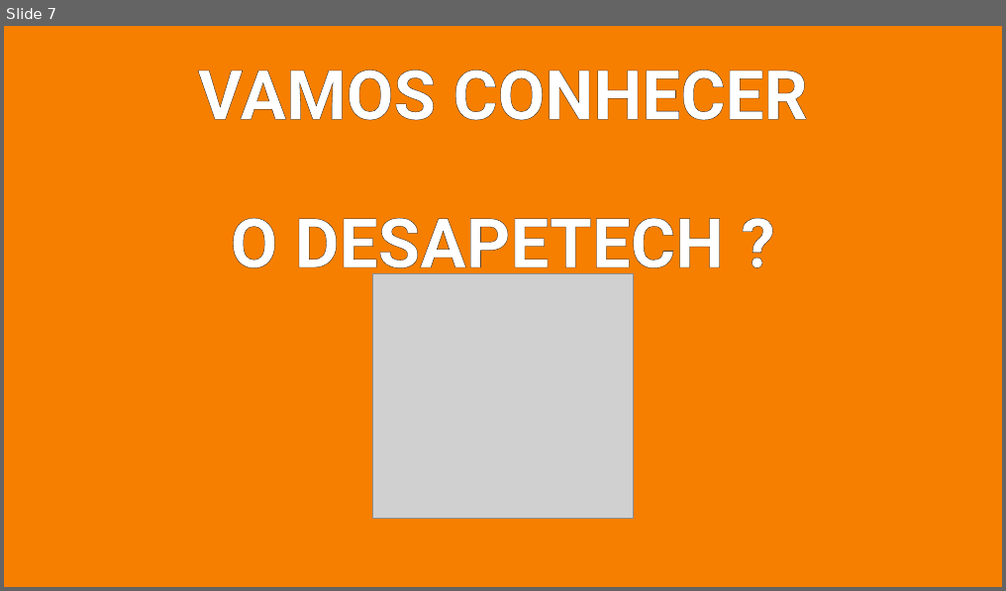
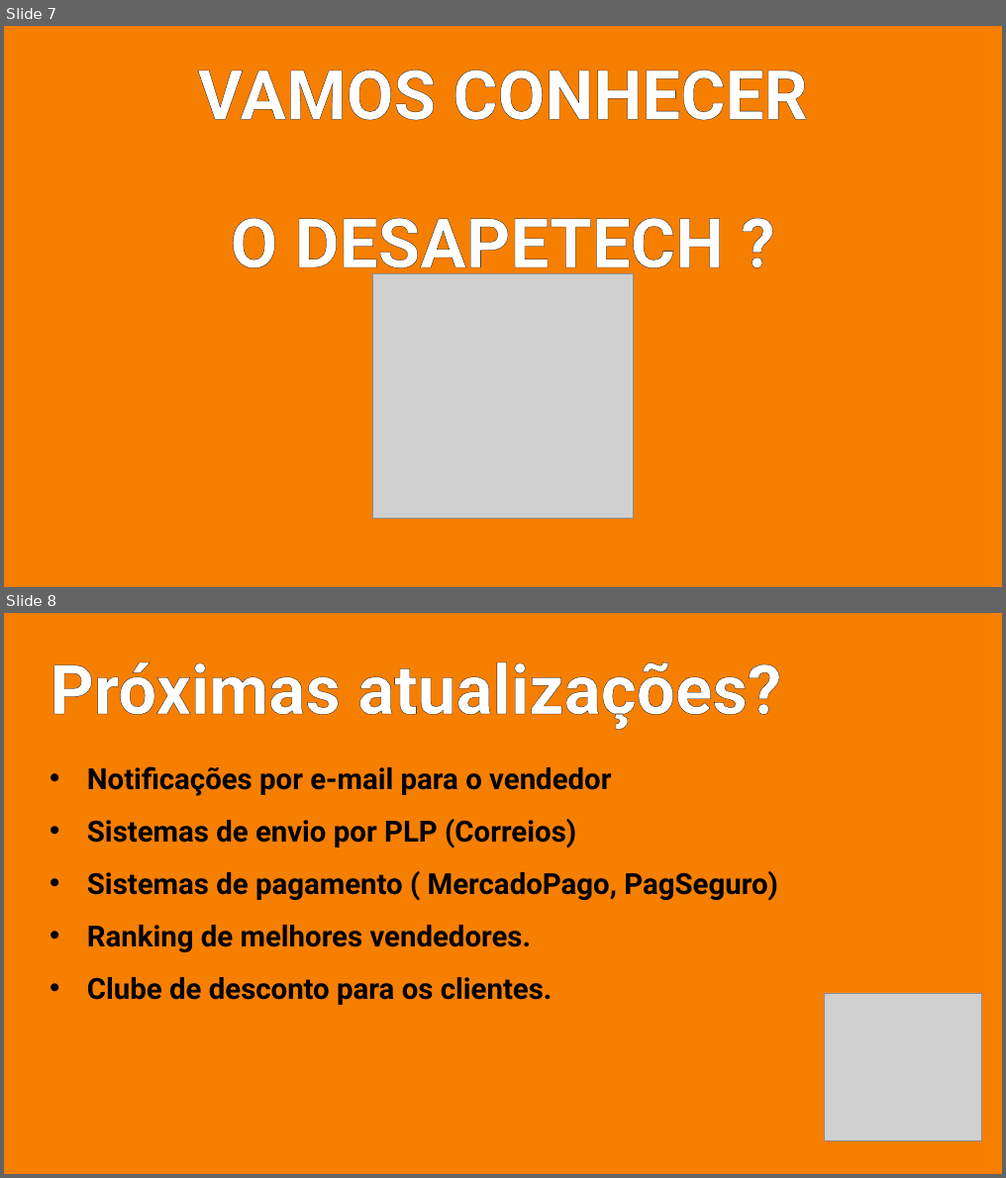
Before and after one commit to RodrigoPegasano/desapetech, a slide deck: apresentacao.pptx. Shown one above the other, each under a label of ours: slide 7 before the commit, slides 7 and 8 after it. The pictures are 1006x591 and 1006x1178 pixels, drawn with LibreOffice and Linux fonts; fonts in the diff are those of the drawing; grey boxes stand for pictures. Boxes give left, top, right and bottom in pixels: in the first picture for what was removed or moved away, otherwise in the second. Text is boxed around its words. In the diff, an @@ line names an element or a change of style, - is before the commit and + after.

```diff
--- a/apresentacao.pptx
+++ b/apresentacao.pptx
@@ slide 8 added at (4,613,1002,1174), background #F77F00 @@
@@ title added at (50,663,781,729), 66 pt, text #FFFFFF, bold @@
+Próximas atualizações?
@@ text added at (87,766,778,1005), 28 pt, text #000000, bold @@
+• Notificações por e-mail para o vendedor
+• Sistemas de envio por PLP (Correios)
+• Sistemas de pagamento ( MercadoPago, PagSeguro)
+• Ranking de melhores vendedores.
+• Clube de desconto para os clientes.
@@ picture added at (825,993,982,1142) @@
```
Also in this commit, not shown: 1 slide changed, 4 other files.
